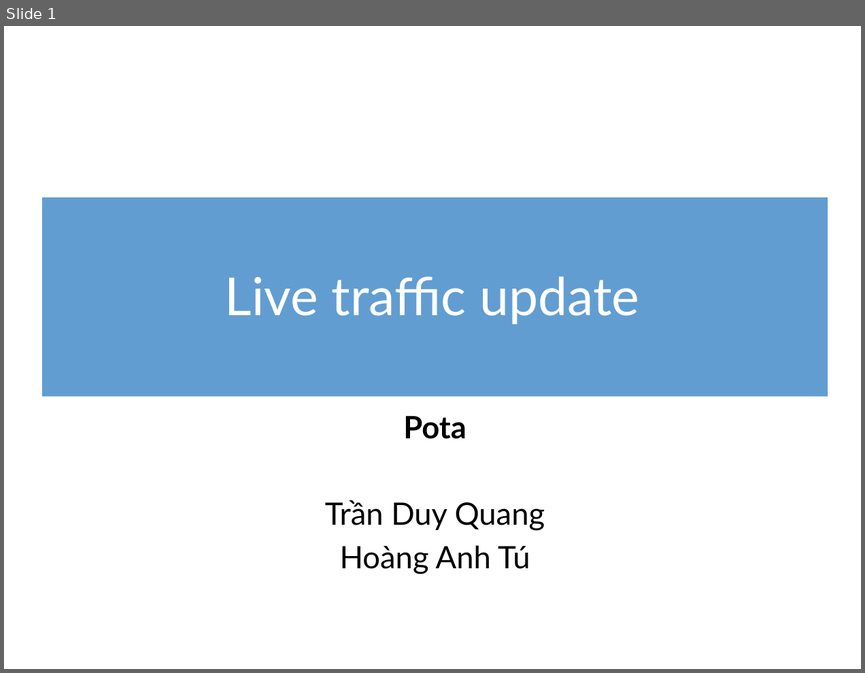
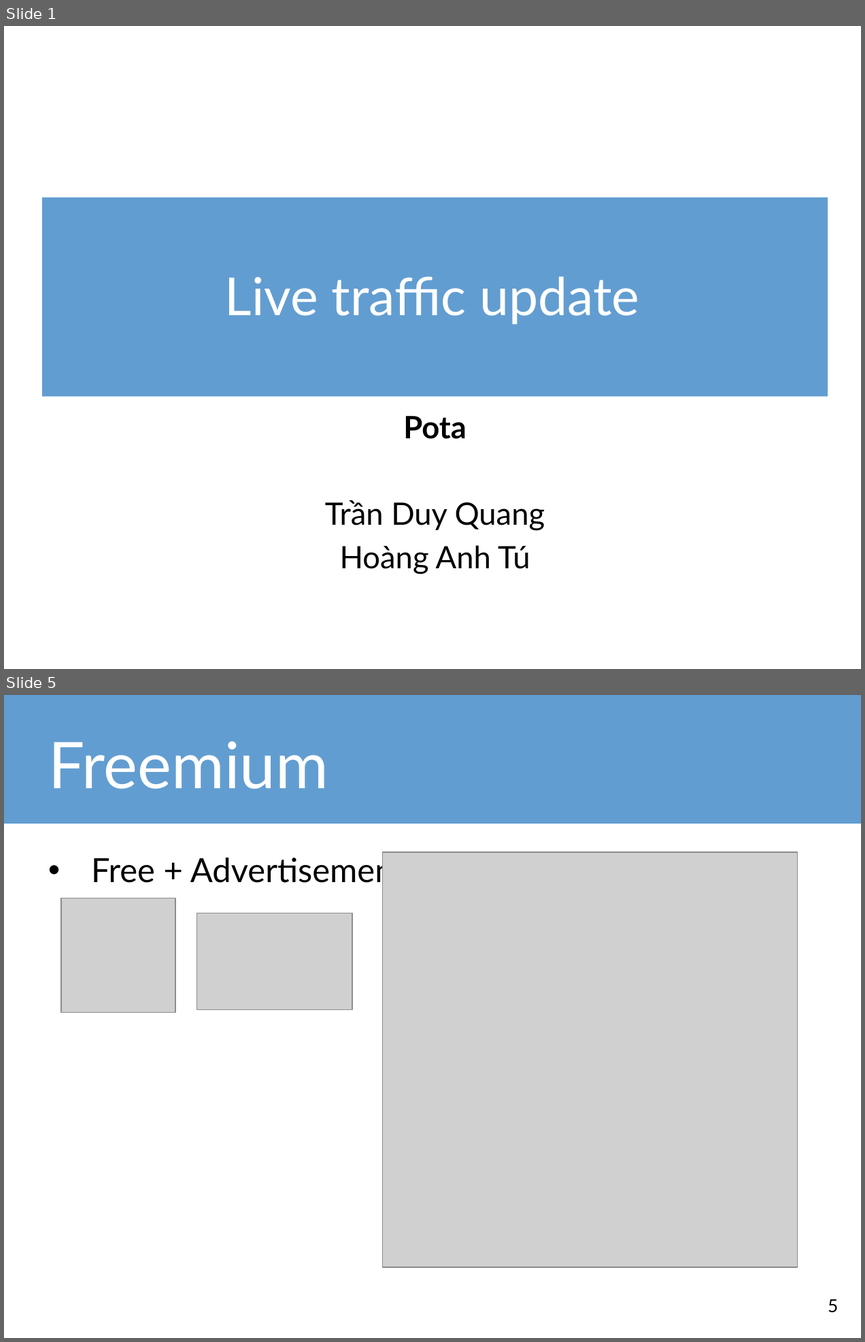
Before and after one commit to tdquang7/pota-hack-livetraffice, a slide deck: m2WorkHackathon-LiveTrafficUpdate.pptx. Shown one above the other, each under a label of ours: slide 1 before the commit, slides 1 and 5 after it; the slides between them are not shown. The pictures are 865x673 and 865x1342 pixels, drawn with LibreOffice and Linux fonts; fonts in the diff are those of the drawing; grey boxes stand for pictures. Boxes give left, top, right and bottom in pixels: in the first picture for what was removed or moved away, otherwise in the second. Text is boxed around its words. In the diff, an @@ line names an element or a change of style, - is before the commit and + after.

```diff
--- a/m2WorkHackathon-LiveTrafficUpdate.pptx
+++ b/m2WorkHackathon-LiveTrafficUpdate.pptx
@@ slide 5 added at bbox=[4, 695, 861, 1338], background #FFFFFF @@
@@ rectangle added at bbox=[4, 695, 861, 824], fill #629DD1 @@
@@ title added at bbox=[48, 741, 328, 789], 54 pt, text #FFFFFF @@
+Freemium
@@ text added at bbox=[91, 853, 405, 889], 28 pt, text #000000 @@
+• Free + Advertisement
@@ picture added at bbox=[383, 852, 798, 1266] @@
@@ picture added at bbox=[61, 898, 175, 1012] @@
@@ picture added at bbox=[197, 913, 352, 1009] @@
@@ page number added at bbox=[827, 1299, 838, 1312], 15 pt, text #000000 @@
+5
```
Also in this commit, not shown: 3 slides changed, 10 other slides added, 3 slides removed, 1 other file.
